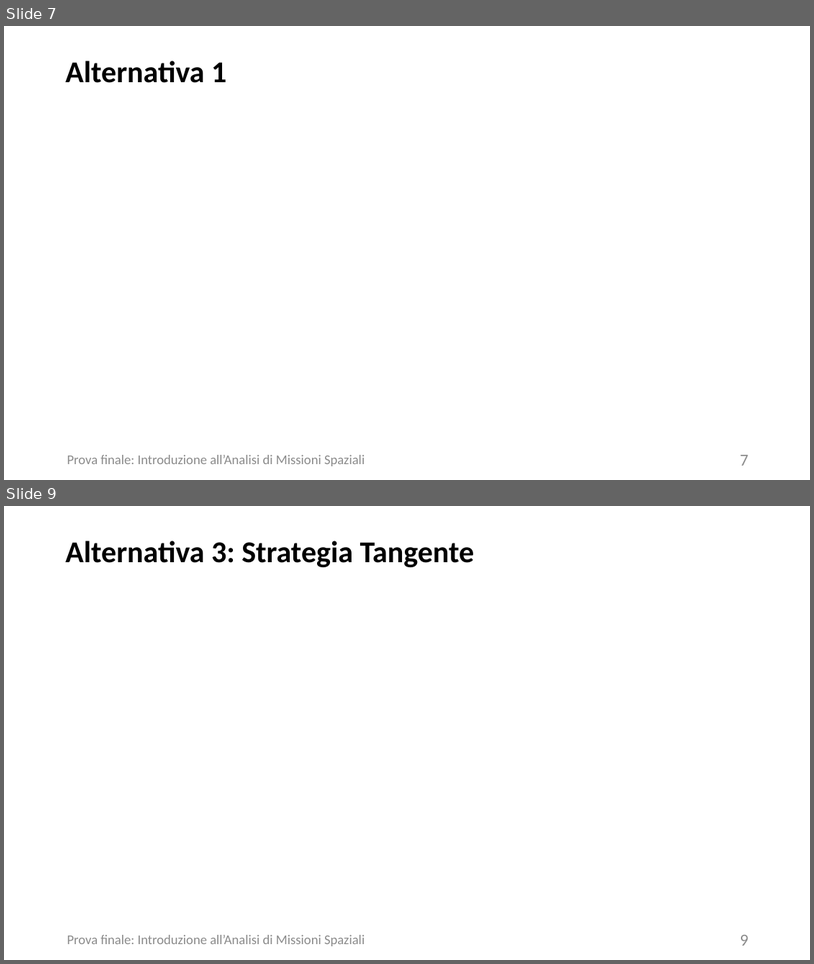
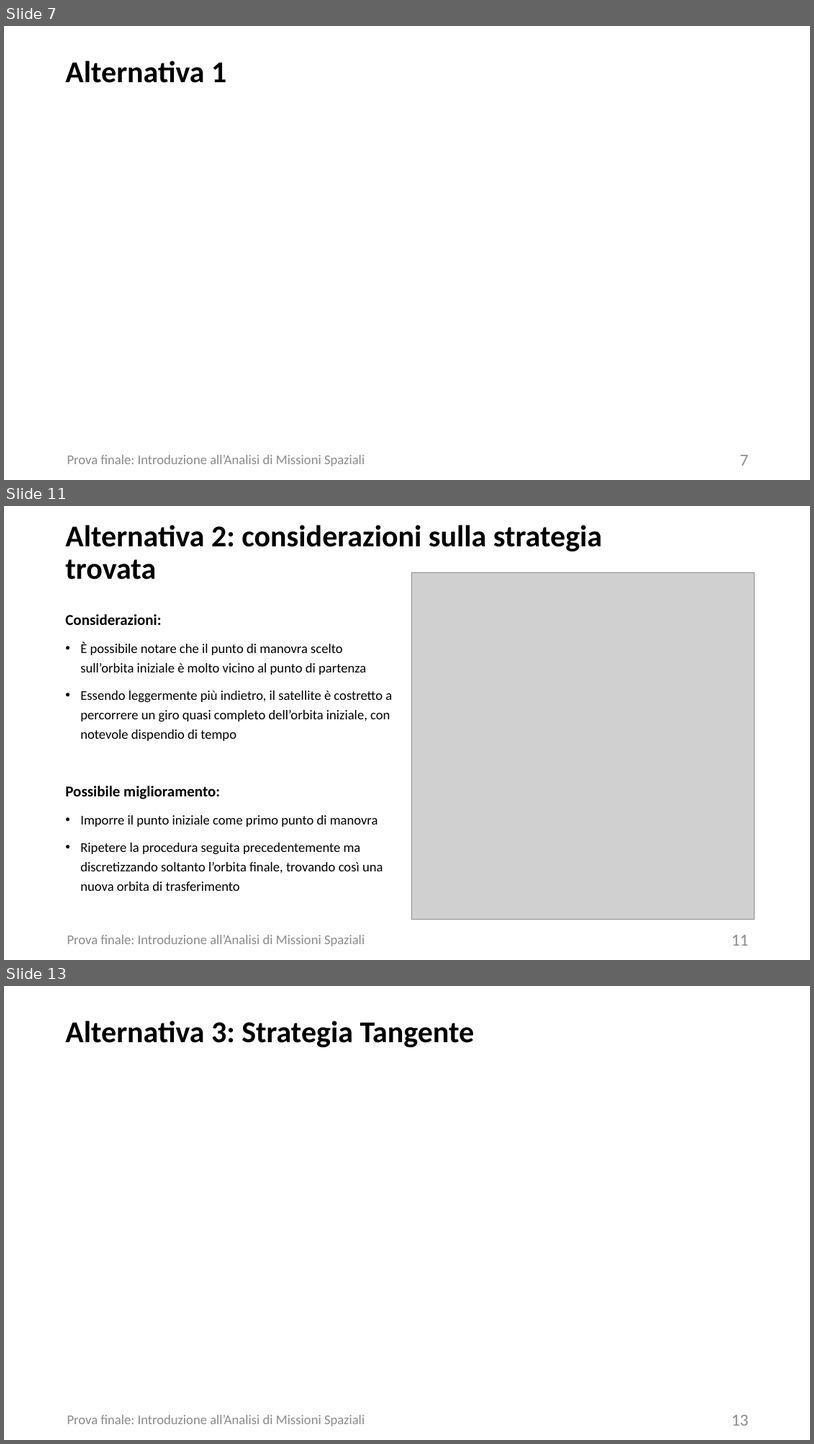
Before and after one commit to turcualexd/IAMS-progetto, a slide deck: Modelli relazione/Power C13.pptx. Shown one above the other, each under a label of ours: slides 7 and 9 before the commit, slides 7, 11 and 13 after it; the slides between them are not shown. The pictures are 814x964 and 814x1444 pixels, drawn with LibreOffice and Linux fonts; fonts in the diff are those of the drawing; grey boxes stand for pictures. Boxes give left, top, right and bottom in pixels: in the first picture for what was removed or moved away, otherwise in the second. Text is boxed around its words. In the diff, an @@ line names an element or a change of style, - is before the commit and + after.

```diff
--- a/Modelli relazione/Power C13.pptx
+++ b/Modelli relazione/Power C13.pptx
@@ slide 11 added at box(4, 506, 810, 960), background #FFFFFF @@
@@ title added at box(65, 525, 602, 579), 36 pt, text #000000, bold @@
+Alternativa 2: considerazioni sulla strategia trovata
@@ picture added at box(412, 572, 755, 919) @@
@@ text added at box(65, 614, 392, 890), 16 pt, text #000000 @@
+Considerazioni:
+• È possibile notare che il punto di manovra scelto sull’orbita iniziale è molto vicino al punto di partenza
+• Essendo leggermente più indietro, il satellite è costretto a percorrere un giro quasi completo dell’orbita iniziale, con notevole dispendio di tempo
+Possibile miglioramento:
+• Imporre il punto iniziale come primo punto di manovra
+• Ripetere la procedura seguita precedentemente ma discretizzando soltanto l’orbita finale, trovando così una nuova orbita di trasferimento
@@ text added at box(67, 934, 365, 946), 16 pt, text #8C8C8C @@
+Prova finale: Introduzione all’Analisi di Missioni Spaziali
@@ page number added at box(732, 934, 749, 945), 20 pt, text #8C8C8C @@
+11
@@ what was slide 9 is now slide 13 @@
@@ page number at box(732, 1414, 749, 1425): text changed @@
-9
+13
```
Also in this commit, not shown: 1 slide changed, 3 other slides added, 3 other files.
